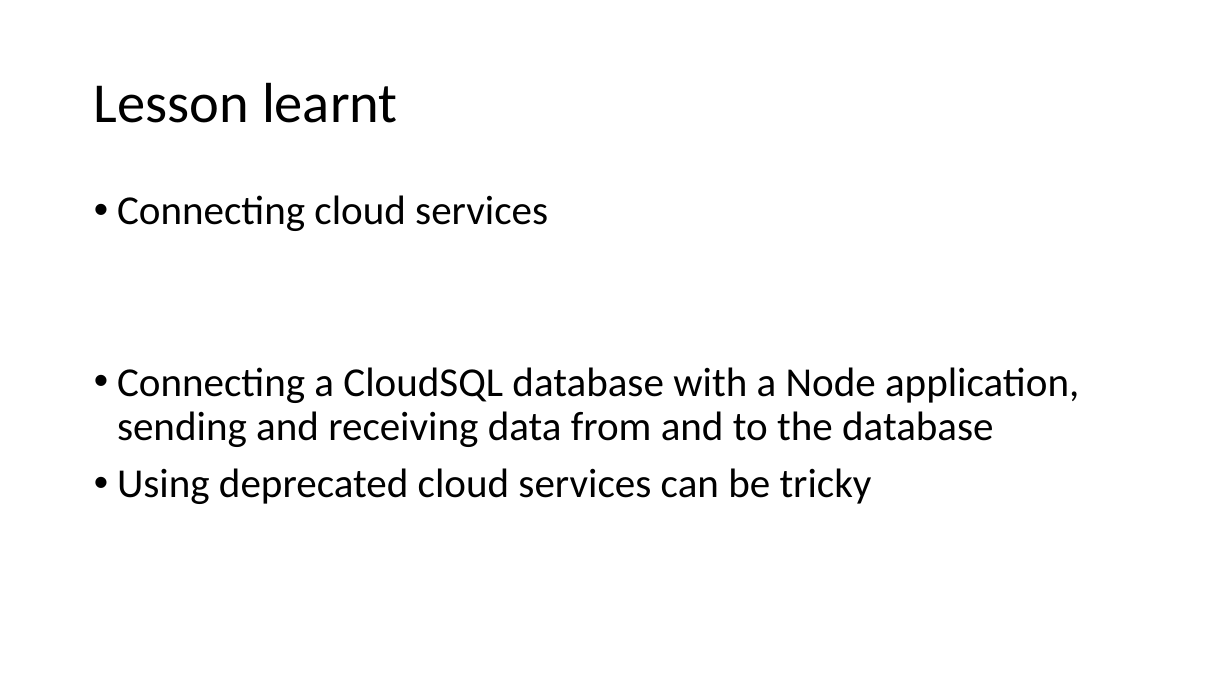
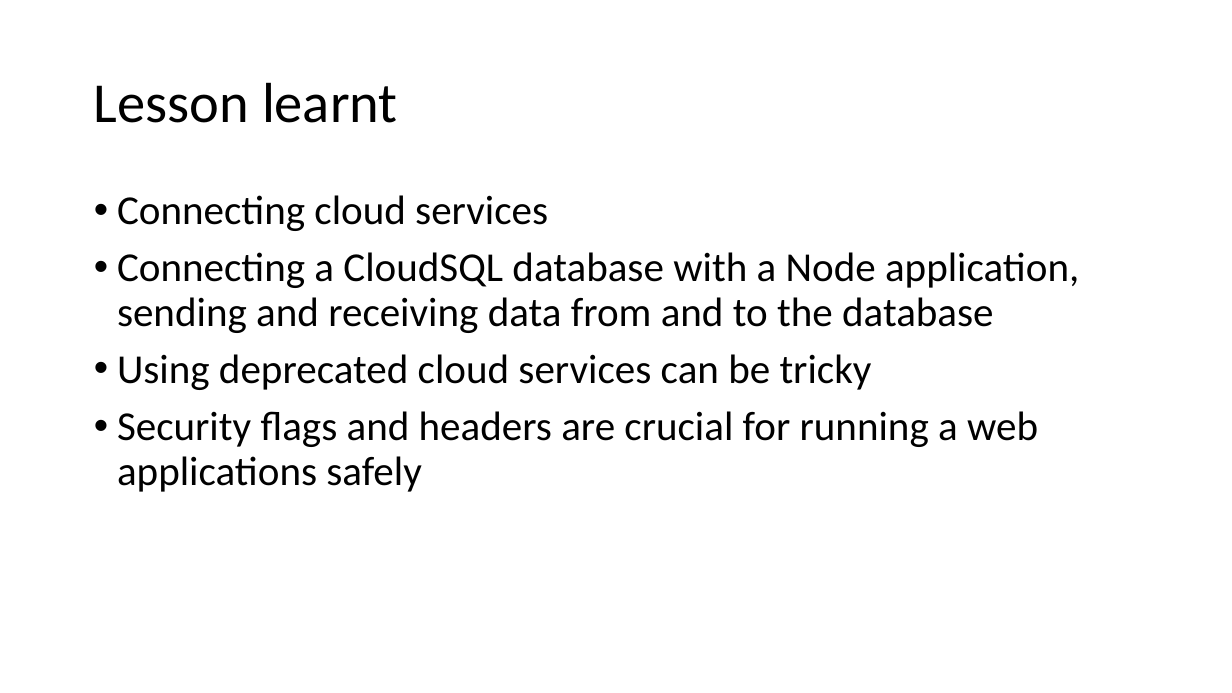
Before and after one commit to oliverwagner1989/CloudComputing_WS1718, a slide deck: slide 11 of Presentation LabChat - Exc 3.pptx (slide 9 before the commit). Drawn at 1232x693 pixels with LibreOffice and Linux fonts; fonts in the diff are those of the drawing. Boxes give left, top, right and bottom in pixels: in the first picture for what was removed or moved away, otherwise in the second. Text is boxed around its words. In the diff, an @@ line names an element or a change of style, - is before the commit and + after.

Commit message:
presentation, zip

```diff
--- a/Presentation LabChat - Exc 3.pptx
+++ b/Presentation LabChat - Exc 3.pptx
@@ text at (117,411,1038,492): paragraph added @@
+• Security flags and headers are crucial for running a web applications safely
```
Also in this commit, not shown: 1 other slide changed, 2 slides added, 9 other files.
